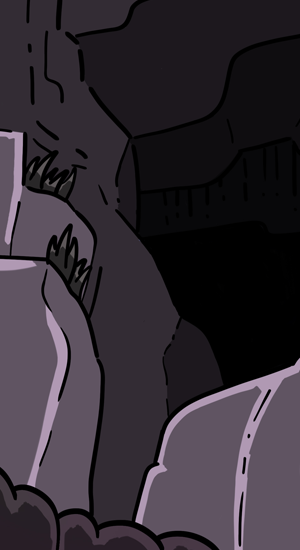
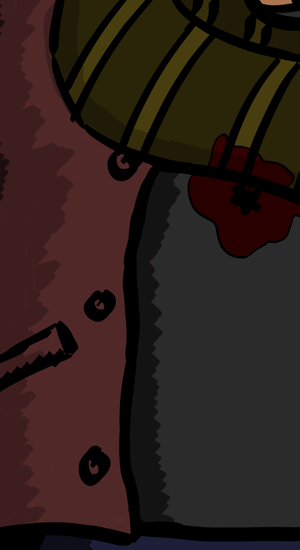
Layered file, before and after one edit (300 x 550). Changes by layer:
added layer "0004" in group "Artboard 1" over [0, 0, 300, 550]
hid "0001" over [0, 0, 300, 550]
